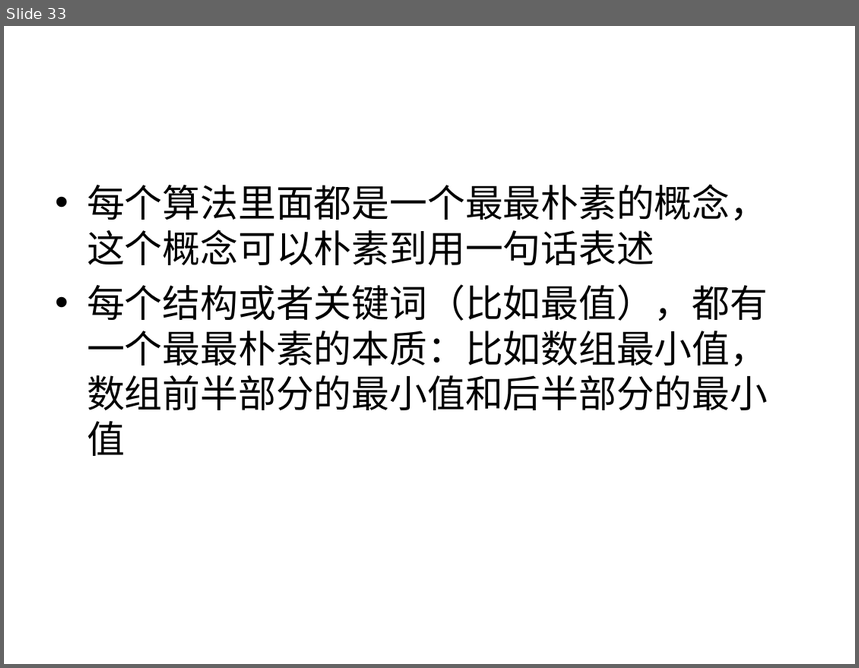
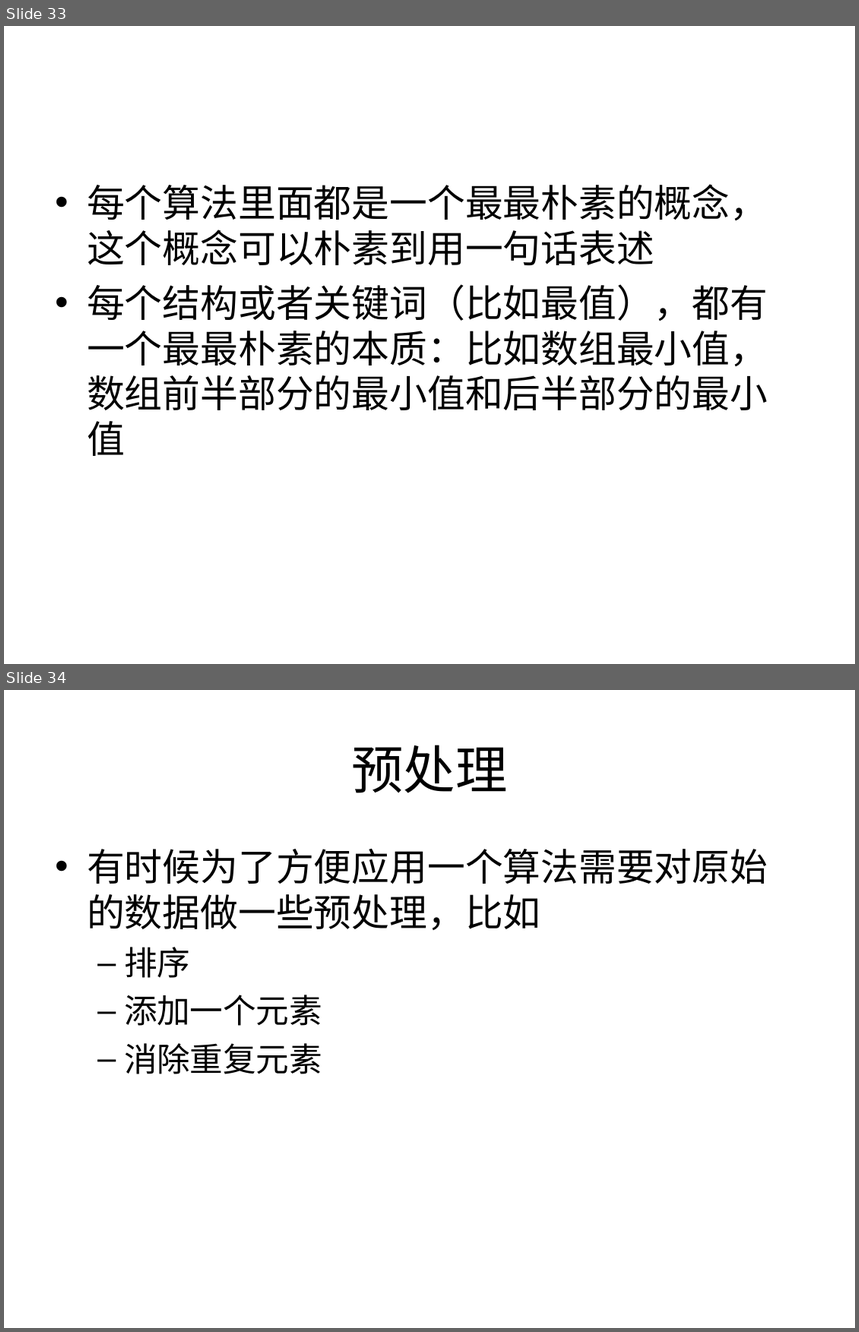
Before and after one commit to houjingbiao/leetcode, a slide deck: solutions/00conclusion.ppt. Shown one above the other, each under a label of ours: slide 33 before the commit, slides 33 and 34 after it. The pictures are 859x668 and 859x1332 pixels, drawn with LibreOffice and Linux fonts; fonts in the diff are those of the drawing. Boxes give left, top, right and bottom in pixels: in the first picture for what was removed or moved away, otherwise in the second. Text is boxed around its words. In the diff, an @@ line names an element or a change of style, - is before the commit and + after.

```diff
--- a/solutions/00conclusion.ppt
+++ b/solutions/00conclusion.ppt
@@ slide 34 added at bbox=[4, 690, 855, 1328], background #FFFFFF @@
@@ title added at bbox=[351, 745, 507, 793], 44 pt, text #000000 @@
+预处理
@@ text added at bbox=[87, 849, 768, 1075], 32 pt, text #000000 @@
+• 有时候为了方便应用一个算法需要对原始的数据做一些预处理，比如
+  – 排序
+  – 添加一个元素
+  – 消除重复元素
```
Also in this commit, not shown: 1 other slide added, 2 other files.
